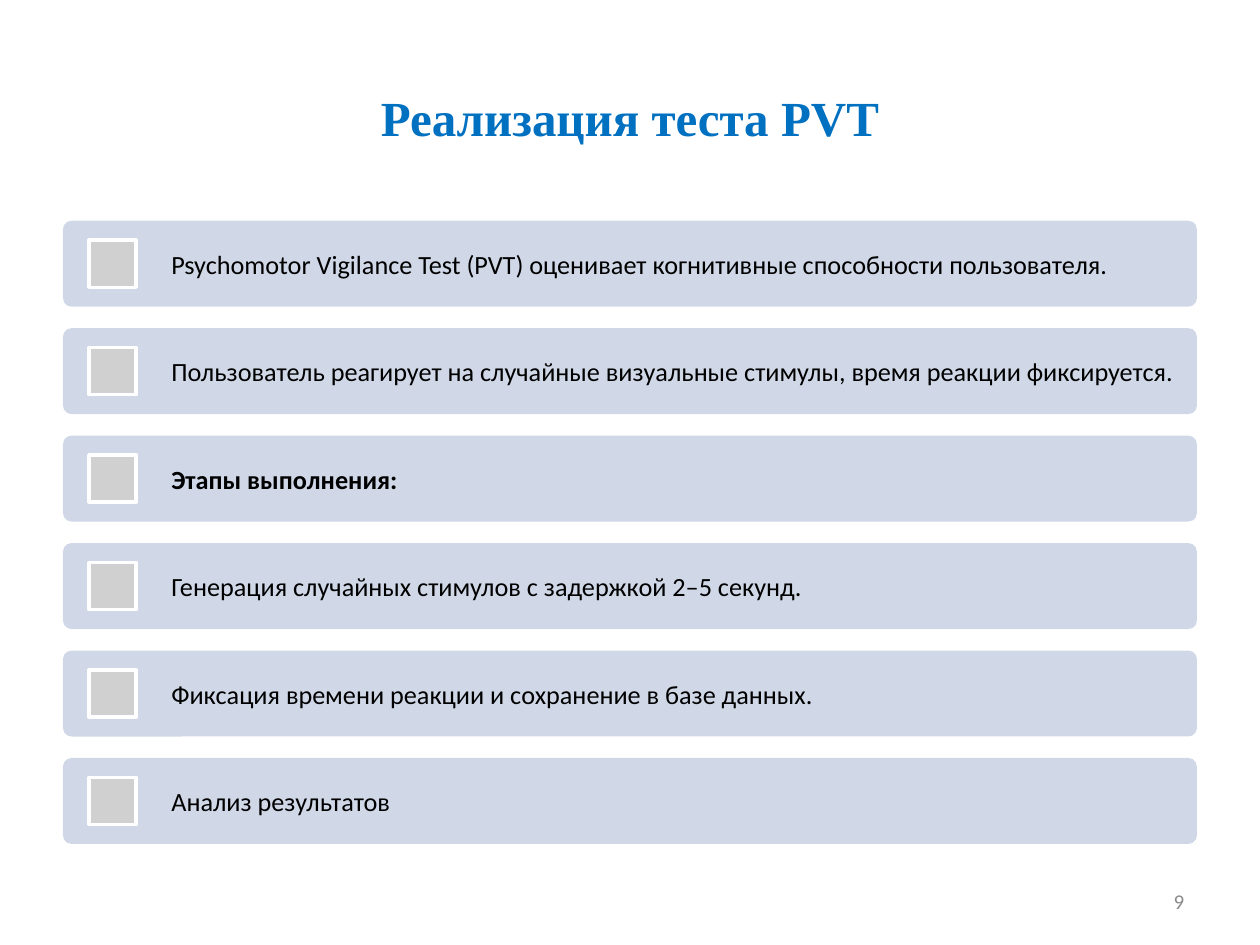
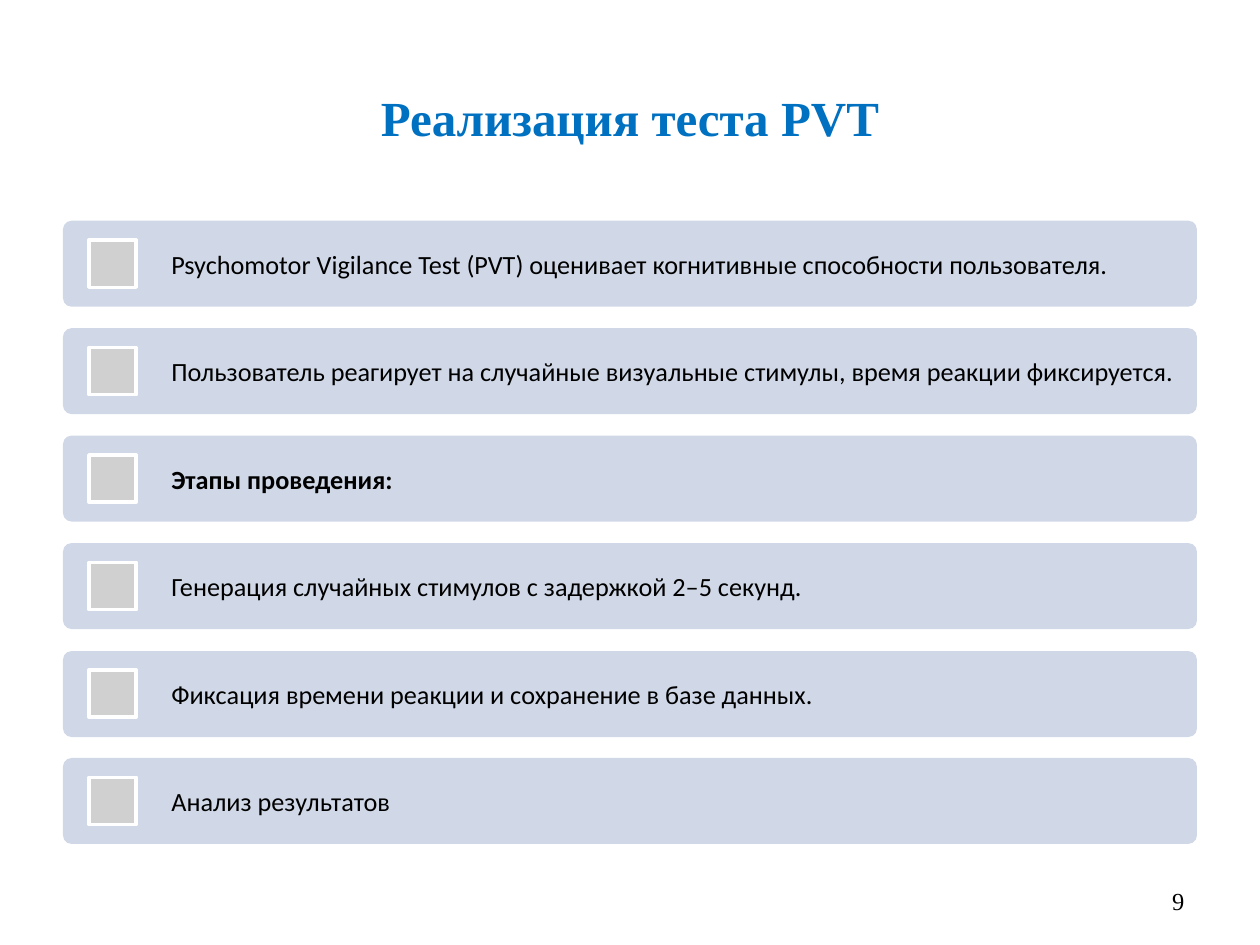
Before and after one commit to Ch1kez/PVT_NASA-TLX, a slide deck: slide 9 of Диплом/Презентация/презентация Курнаев.pptx. Drawn at 1260x945 pixels with LibreOffice and Linux fonts; fonts in the diff are those of the drawing; grey boxes stand for pictures. Boxes give left, top, right and bottom in pixels: in the first picture for what was removed or moved away, otherwise in the second. Text is boxed around its words. In the diff, an @@ line names an element or a change of style, - is before the commit and + after.

```diff
--- a/Диплом/Презентация/презентация Курнаев.pptx
+++ b/Диплом/Презентация/презентация Курнаев.pptx
@@ text at (171,472,392,494): text changed @@
-Этапы выполнения:
+Этапы проведения:
@@ page number at (1172,893,1184,911): size 12 to 14 pt, font Calibri to Times New Roman, text colour #8C8C8C to #000000 @@
```
Also in this commit, not shown: 3 other slides changed, 5 other files.
